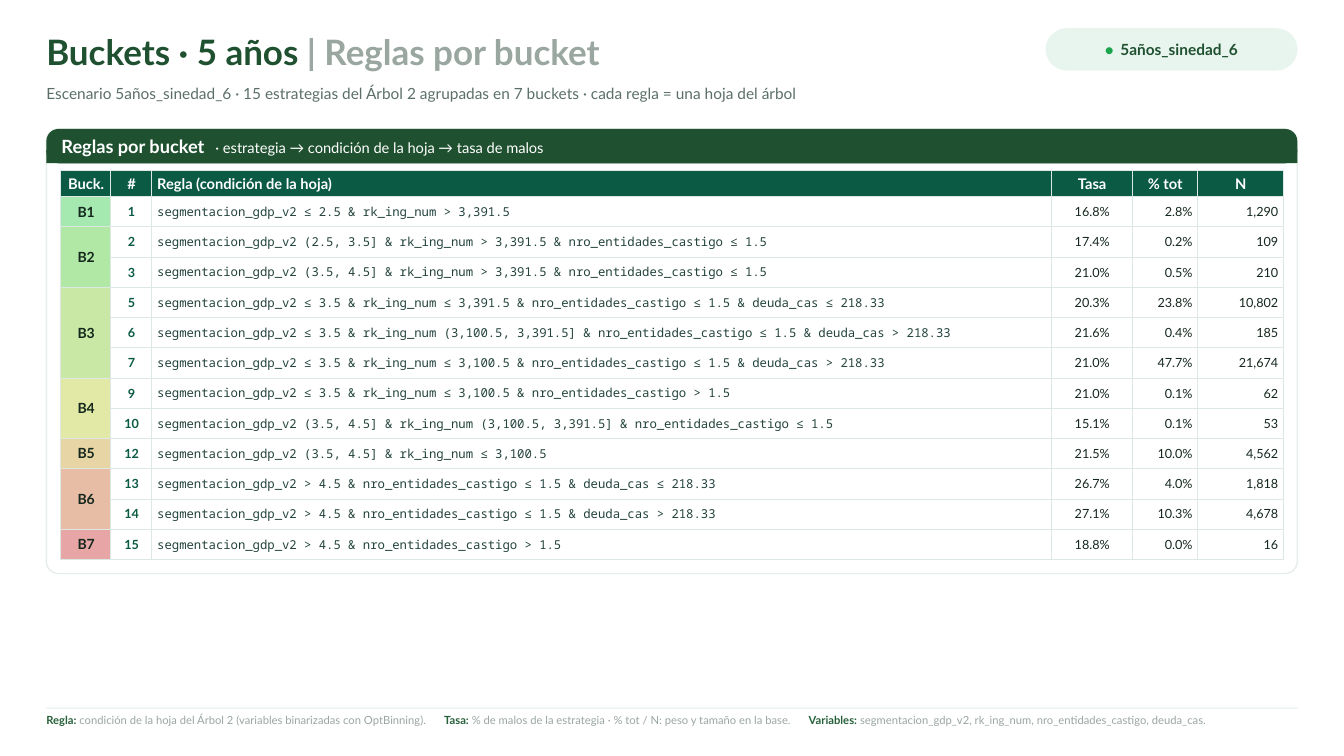
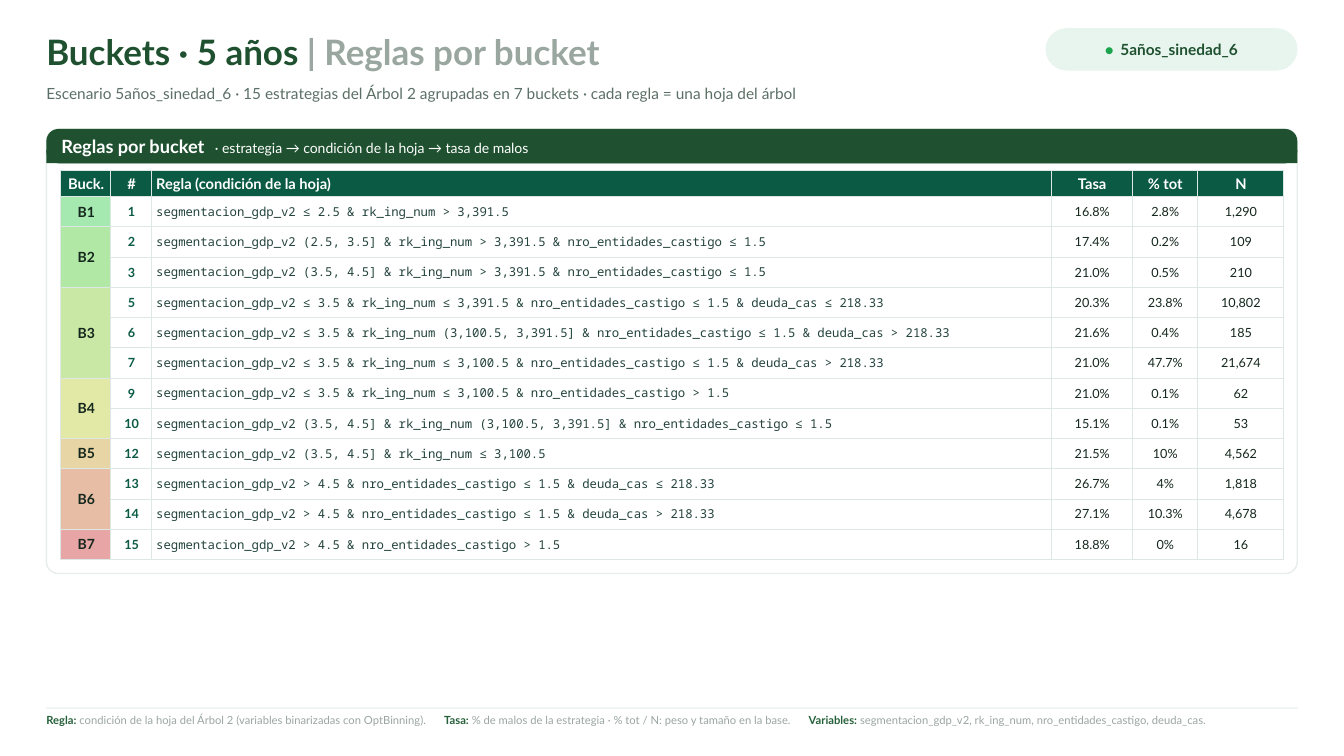
Before and after one commit to KARL961709/Controling, a slide deck: slide 4 of presentacion_buckets_v1v2v3.pptx. Drawn at 1344x756 pixels with LibreOffice and Linux fonts; fonts in the diff are those of the drawing. Boxes give left, top, right and bottom in pixels: in the first picture for what was removed or moved away, otherwise in the second. Text is boxed around its words. In the diff, an @@ line names an element or a change of style, - is before the commit and + after.

```diff
--- a/presentacion_buckets_v1v2v3.pptx
+++ b/presentacion_buckets_v1v2v3.pptx
@@ text "Reglas por bucket · estrategia ..." at <box>61,139,529,157</box>: size 10.5 to 10 pt in "· estrategia → condición de la hoja ..." @@
@@ table at <box>60,170,1284,560</box> @@
-row 10, column 5: 10.0%
+row 10, column 5: 10%
-row 11, column 5: 4.0%
+row 11, column 5: 4%
-row 13, column 5: 0.0%
+row 13, column 5: 0%
@@ alignment right to centre @@
```
Also in this commit, not shown: 3 other slides changed, 1 other file.
